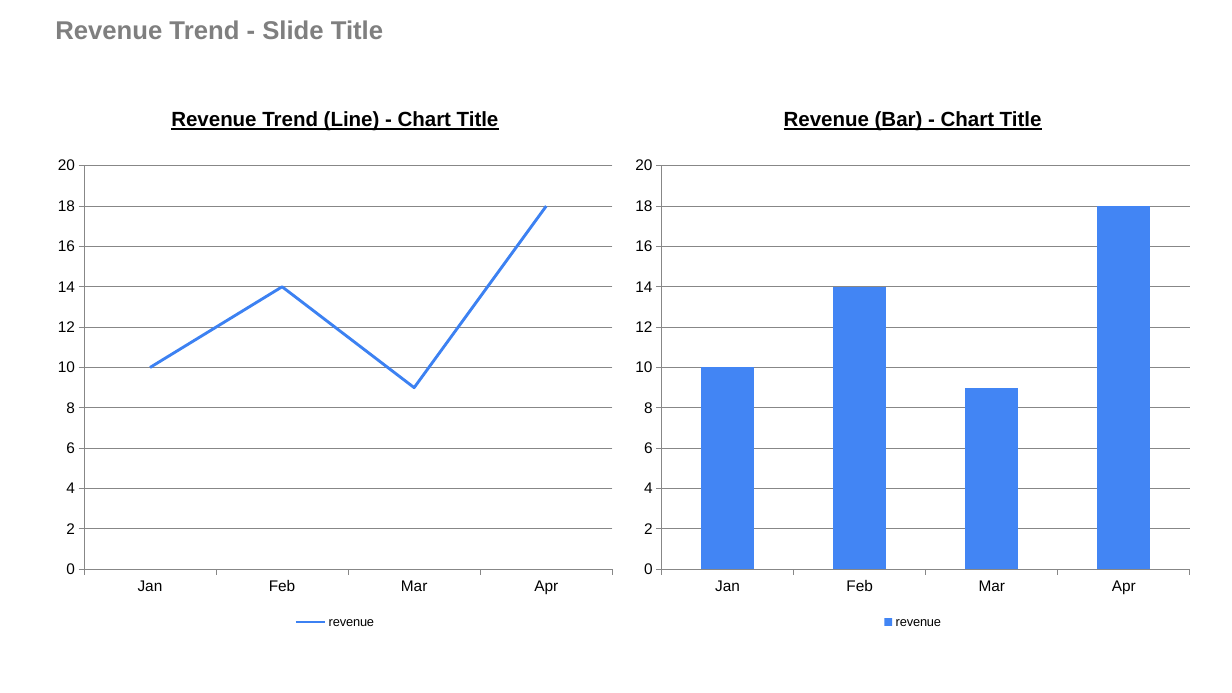
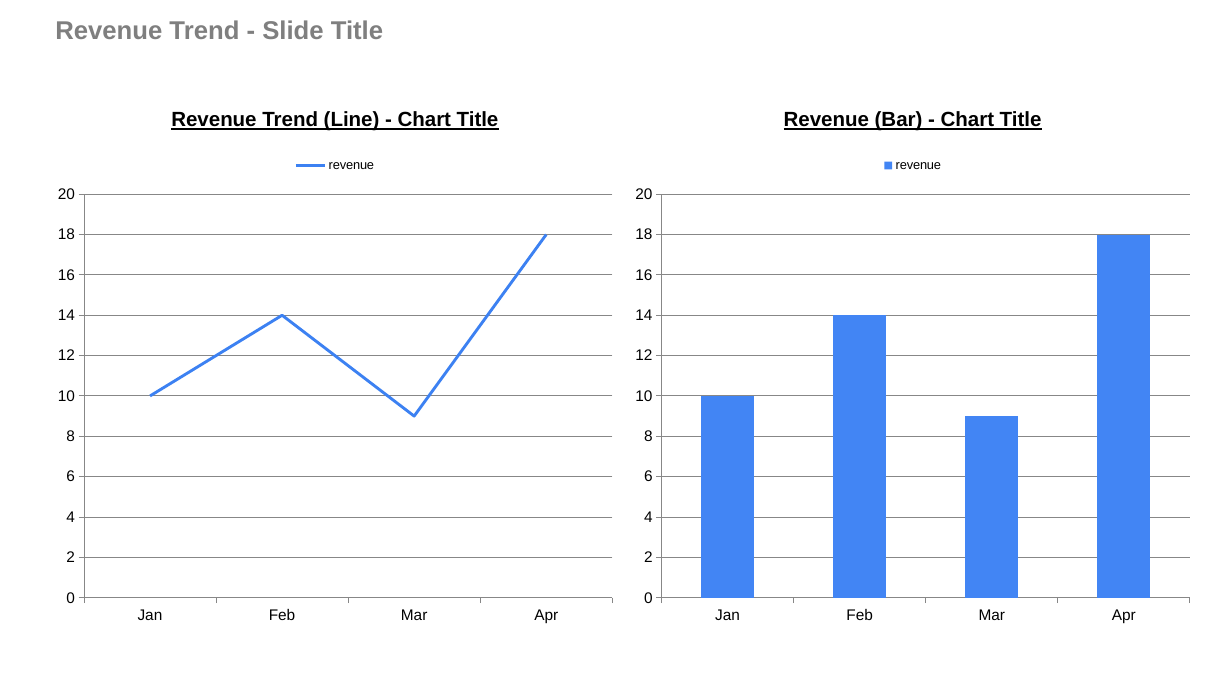
Before and after one commit to josephcobb111/deckbridge, a slide deck: slide 3 of notebooks/demo.pptx. Drawn at 1232x693 pixels with LibreOffice and Linux fonts; fonts in the diff are those of the drawing. Boxes give left, top, right and bottom in pixels: in the first picture for what was removed or moved away, otherwise in the second. Text is boxed around its words. In the diff, an @@ line names an element or a change of style, - is before the commit and + after.

Commit message:
update default legend font size

```diff
--- a/notebooks/demo.pptx
+++ b/notebooks/demo.pptx
@@ line chart at (46,148,624,633) @@
@@ legend changed @@
@@ column chart at (624,148,1202,633) @@
@@ legend changed @@
```
Also in this commit, not shown: 2 other slides changed, 1 other file.
